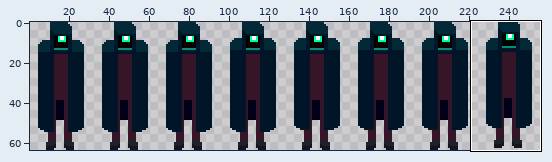
Two versions of one sprite sheet, Assets/Art/CharacterAnimations/New_IdleSouth.png. The picture above shows the old version from afar; the outline marks the close-up.
Close-up. The starting point:
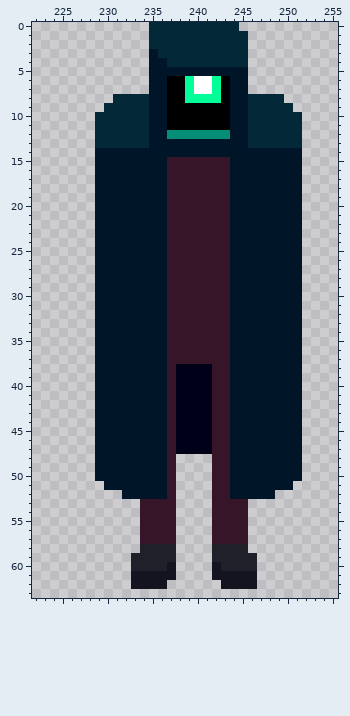
The file is 256x64 pixels. Colours within 5 levels of each other are drawn and written as one. Shown: x 222..255, y 0..63. The wide view leaves out empty margins.
After the commit:
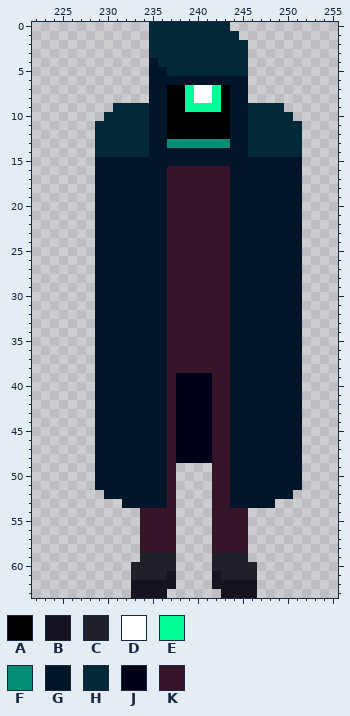
Palette (. is transparent): A #000000  B #131420  C #20202b  D #ffffff  E #00ff99  F #038e75  G #001527  H #032838  J #000019  K #351527
What changed:
y 0: x 244 H -> .
y 1: x 245 H -> .
y 3: x 235 G -> H
y 4: x 236 G -> H
y 5: x 237..245 GGGGGGGGG -> HHHHHHHHH
y 6: x 237..243 AAEDDEA -> GGGGGGG
y 8: x 231..234 HHHH -> ....; x 240..241 EE -> DD; x 246..249 HHHH -> ....
y 9: x 230 H -> .; x 239..242 AAAA -> EEEE; x 250 H -> .
y 10: x 229 H -> .; x 251 H -> .
y 12: x 237..243 FFFFFFF -> AAAAAAA
y 13: x 237..243 GGGGGGG -> FFFFFFF
y 14: x 229..234 GGGGGG -> HHHHHH; x 246..251 GGGGGG -> HHHHHH
y 15: x 237..243 KKKKKKK -> GGGGGGG
y 38: x 238..241 JJJJ -> KKKK
y 48: x 238..241 .... -> JJJJ
y 51: x 229 . -> G; x 251 . -> G
y 52: x 230..231 .. -> GG; x 249..250 .. -> GG
y 53: x 232..236 ..KKK -> GGGGG; x 244..248 KK... -> GGGGG
y 58: x 234..237 CCCC -> KKKK; x 242..245 CCCC -> KKKK
y 59: x 233 C -> .; x 246 C -> .
y 60: x 237 B -> C; x 242 B -> C
y 61: x 233..236 BBBB -> CCCC; x 243..246 BBBB -> CCCC
y 62: x 237 . -> B; x 242 . -> B
y 63: x 233..236 .... -> BBBB; x 243..246 .... -> BBBB
Pixel boxes of the changes (left, top, right, bottom) in both close-ups:
changed: (95, 22, 302, 166)
changed: (176, 364, 212, 373)
changed: (95, 454, 302, 508)
changed: (131, 544, 257, 598)
